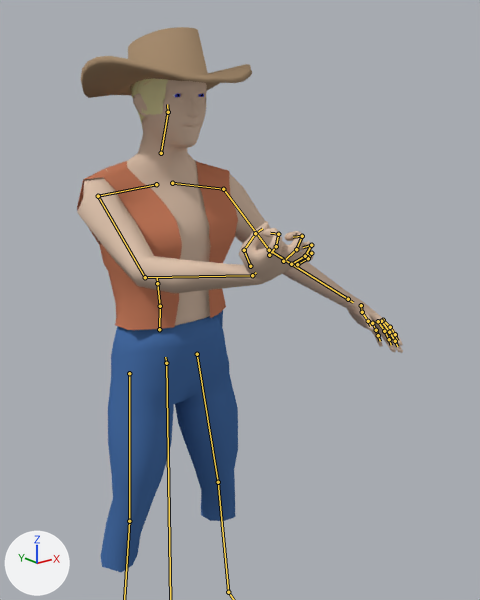
An edit to the Blender file Assets/Blender/throw.blend, drawn before and after from the same camera.
The view is the same before and after, from a camera (50 mm lens) standing at (-0.892, -1.435, 1.627) and looking at (0.11, -0.183, 1.126). Lighting does not change. The marker at lower left points along +X, +Y and +Z. Both versions are drawn at frame 36 of the action 'downunderAction'; the numbers are the values there. The bones that bend it are drawn over the model as lines.

In view in the first picture: 'hat', 'pants', 'torso', 'vest'.
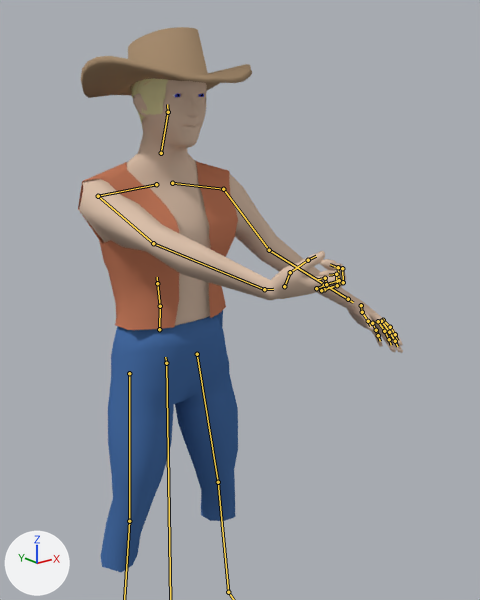
Changed parts and their boxes (x1, y1, x2, y2) in the pictures (480 x 600 px):
'torso', posed: before (77, 78, 403, 353); after (79, 78, 403, 353)
'vest', posed: before (77, 160, 238, 330); after (78, 160, 238, 330)
bone 'upperarm_r', root to tip: before (98, 196) to (145, 277); after (98, 196) to (153, 243)
bone 'lowerarm_r', root to tip: before (145, 277) to (252, 275); after (153, 243) to (264, 289)
bone 'hand_r', root to tip: before (252, 275) to (256, 272); after (264, 289) to (273, 289)

Diff of the bpy script that builds the scene:
```diff
--- a/Assets/Blender/throw.blend.py
+++ b/Assets/Blender/throw.blend.py
@@ bone_upperarm_r @@
 bone_upperarm_r = bpy.data.objects['downunder'].pose.bones['upperarm_r']  # child of 'clavicle_r'
-bone_upperarm_r.rotation_quaternion = (0.689, 0.662, -0.003, -0.052)  # degrees (88, 4, -5)
+bone_upperarm_r.rotation_quaternion = (0.602, 0.722, 0.091, -0.15)  # degrees (100, 21, -3)
@@ bone_lowerarm_r @@
 bone_lowerarm_r = bpy.data.objects['downunder'].pose.bones['lowerarm_r']  # child of 'upperarm_r'
-bone_lowerarm_r.rotation_quaternion = (0.869, 0.055, 0.306, -0.161)  # degrees (0, 39, -21)
+bone_lowerarm_r.rotation_quaternion = (0.784, -0.235, 0.453, -0.039)  # degrees (-49, 52, -31)
@@ bone_hand_r @@
 bone_hand_r = bpy.data.objects['downunder'].pose.bones['hand_r']  # child of 'lowerarm_r'
-bone_hand_r.rotation_quaternion = (0.798, 0.027, 0.503, -0.331)  # degrees (-30, 55, -61)
+bone_hand_r.rotation_quaternion = (0.826, 0.114, 0.547, 0.075)  # degrees (36, 62, 32)
```
